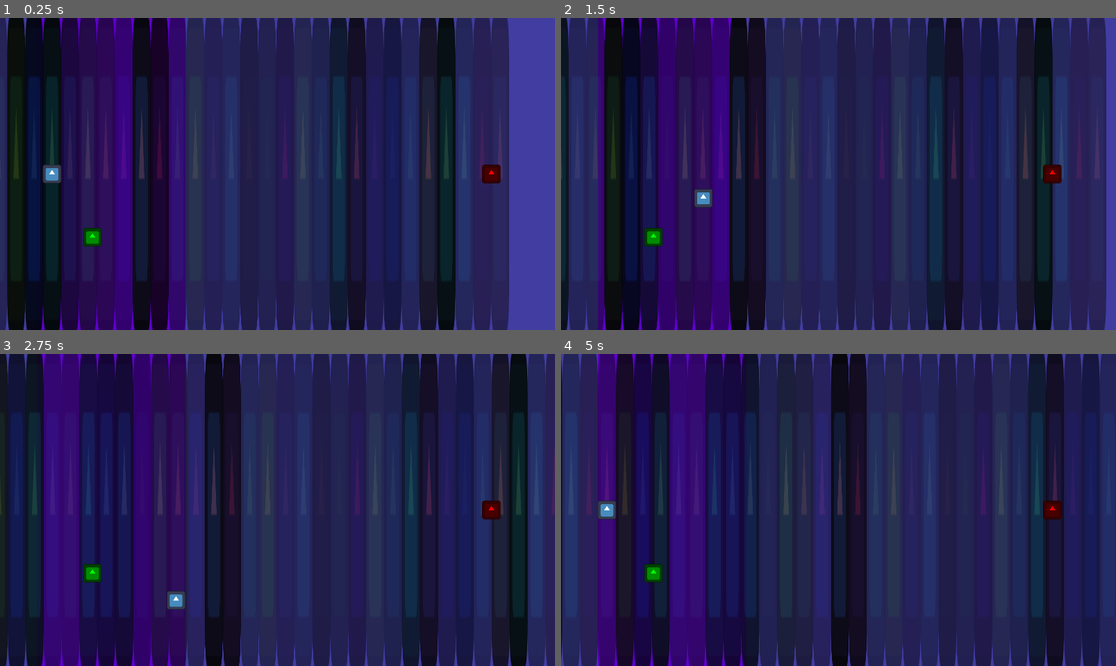
Above: before the commit, frames 1-4 (two rows, left to right).
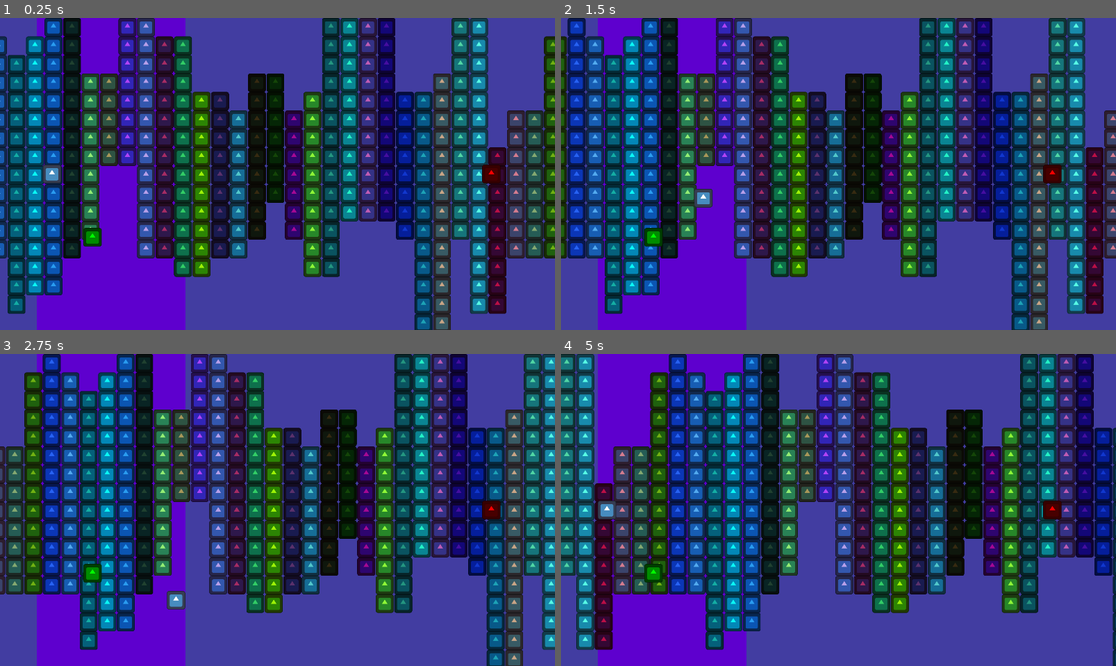
Above: after the commit, the same moments.

Repository: kyleking333/TreadmillDefense
Game: Godot game, scene res://level_1.tscn
Two runs of this game, one before a commit and one after it. Both use one fixed random seed, a clock stepped at 60 frames per second and the inputs below. The engine's default icon, where the game draws it, is replaced by a stand-in: a white triangle on a blue panel in a dark square.
Inputs:
- Up to frame 1 (0.25 s): no input
- Up to frame 2 (1.5 s): hold Right (move_right) 0.53-1.28 s; hold Down (move_down) from 1.28 s (still down)
- Up to frame 3 (2.75 s): release Down (move_down) at 2.03 s; hold Right (move_right) from 2.03 s (still down)
- Up to frame 4 (5 s): release Right (move_right) at 2.78 s; hold Up (move_up) 2.78-3.53 s; hold Left (move_left) from 3.53 s (still down)

The runs differ from the first frame. In frame 1, 87% of the frame differs, in the area x 0-100%, y 0-100%; in frame 2, 89%; in frame 3, 90%; in frame 4, 91%.

Commit message:
Added 'path' generation (via sprites only), but it's atrocious

Diff:
--- a/path_link.gd
+++ b/path_link.gd
@@ -1,8 +1,71 @@
 class_name PathLink
 extends Area2D
+
+#TODO: add path2d
+@export var path_sprite: Sprite2D  #TODO: prettify with multiple
+
+@export var inputs: Array[Vector2]
+@export var outputs: Array[Vector2]
 
 func get_size():
 	return $Sprite2D.texture.get_size() * $Sprite2D.scale
 
+func _snap_y(y):
+	return int(y / 64) * 64
+
+func get_closest(p, list_of_points):
+	var diffs = Array()
+	for i in range(len(list_of_points)):
+		diffs.append(list_of_points[i] - p)
+	return list_of_points[diffs.find(diffs.min())]
+
 func _ready() -> void:
-	modulate = Color(randf(), randf(), randf(), clamp(randf(), 0.5, 1.0))
+	#print("inputs defined="+str(len(inputs)>0)+", outputs defined="+str(len(outputs)>0))
+	$Sprite2D.modulate = Color(randf(), randf(), randf(), clamp(randf(), 0.1, 0.5))
+
+	var l = int(get_size()[1])
+	if len(inputs) == 0:  # generate inputs if needed
+		for i in range(1 + (randi() % 3)):
+			var y  = _snap_y(randi() % l)
+			inputs.append(Vector2(0, y))
+
+	if len(outputs) == 0:  # generate outputs if needed
+		for i in range(1 + (randi() % 3)):
+			var y  = _snap_y(randi() % l)
+			outputs.append(Vector2(0, y))
+	#print(inputs, outputs)
+
+	# now that inputs/outputs are decided, generate paths
+	var has_path = Array()
+	has_path.resize(l/64 + (1 if l%64 else 0))
+	has_path.fill(false)
+
+	# first, have inputs choose an output to path to
+	for input_port in inputs:
+		var target_y = get_closest(input_port, outputs).y
+		if input_port.y < target_y:
+			for i in range(input_port.y, target_y, 64):
+				has_path[i/64] = true
+		else:
+			for i in range(input_port.y, target_y, -64):
+				has_path[i/64] = true
+
+	# next, have any neglected outputs choose an input to path to
+	for output_port in outputs:
+		if not has_path[output_port.y/64]:
+			var target_y = get_closest(output_port, inputs).y
+			if output_port.y < target_y:
+				for i in range(output_port.y, target_y, 64):
+					has_path[i/64] = true
+			else:
+				for i in range(output_port.y, target_y, -64):
+					has_path[i/64] = true
+
+	for i in range(len(has_path)):
+		if has_path[i]:
+			var s: Sprite2D = path_sprite.duplicate()
+			s.position = Vector2(64/2, i * 64 + 64/2)
+			s.visible = true
+			s.modulate = $Sprite2D.modulate
+			s.modulate.a = 1.0
+			add_child(s)
--- a/path_link.tscn
+++ b/path_link.tscn
@@ -6,8 +6,9 @@
 [sub_resource type="RectangleShape2D" id="RectangleShape2D_srjps"]
 size = Vector2(61.99, 8.70968)
 
-[node name="PathLink" type="Area2D"]
+[node name="PathLink" type="Area2D" node_paths=PackedStringArray("path_sprite")]
 script = ExtResource("1_f02go")
+path_sprite = NodePath("PathSprite")
 
 [node name="CollisionShape2D" type="CollisionShape2D" parent="."]
 position = Vector2(31.005, 540)
@@ -15,7 +16,14 @@
 shape = SubResource("RectangleShape2D_srjps")
 
 [node name="Sprite2D" type="Sprite2D" parent="."]
+visible = false
 modulate = Color(0.341176, 0.298039, 0.317647, 1)
 position = Vector2(31, 540)
 scale = Vector2(0.484375, 8.4375)
 texture = ExtResource("1_u4o37")
+
+[node name="PathSprite" type="Sprite2D" parent="."]
+visible = false
+position = Vector2(31, 32)
+scale = Vector2(0.484375, 0.5)
+texture = ExtResource("1_u4o37")
--- a/path_link_mgr.gd
+++ b/path_link_mgr.gd
@@ -18,49 +18,59 @@
 @onready var _link_template = load("path_link.tscn")
 var _level_width: float
 var _links: Array[PathLink]
-var _link_width: float
+var _link_width: float = 64
 var _first_visible_link_index = 0
-
 
 # Constants
 const _min_links_to_insert = 4
 
+# Helpers
+
+func _prev_link_i(i):
+	return (i - 1 + len(_links)) % len(_links)
+
+func _next_link_i(i):
+	return (i + 1) % len(_links)
 
 
 func _ready() -> void:
-	var first_link = _link_template.instantiate()
-	_link_width =first_link.get_size()[0]
-	first_link.position = level_area.position
-	_links.append(first_link)
-	add_child(first_link)
 	_level_width = level_area.get_size()[0]
 	num_fully_visible_pathlinks = _level_width / _link_width
 	max_num_visible_pathlinks = num_fully_visible_pathlinks + 1
-	for i in range(num_fully_visible_pathlinks-1):
-		var next_link = _link_template.instantiate()
-		next_link.position = level_area.position + Vector2(i * _link_width, 0)
-		_links.append(next_link)
-		add_child(next_link)
+	_insert(0, _min_links_to_insert, true)  # first few links
+	while len(_links) + _min_links_to_insert < max_num_visible_pathlinks:
+		_insert(len(_links)-1, _min_links_to_insert, true)  # more links, don't need to wrap
+	_insert(len(_links)-1)  # last links, need to wrap to connect with first link
 
-	_insert_after(len(_links)-1)  # should have more than the bare minimum #links
+	var to_idx = func to_idx(v: Vector2): return int(v.y / 64)
+
+	for link in _links:
+		print(", ".join(link.inputs.map(to_idx)) + " -> " + ", ".join(link.outputs.map(to_idx)))
 
 func insert():
-	_insert_after(len(_links)-1)  #TODO: not constant value, random index into hidden links
+	_insert(len(_links)-1)  #TODO: not constant value, random index into hidden links
 
-# assumes always called on hidden indexes
-func _insert_after(pathlink_index: int, num_links=_min_links_to_insert):
+func _insert(pathlink_index: int, num_links=_min_links_to_insert, ignore_output_matching=false):
 	for i in range(pathlink_index, len(_links)):
 		_links[i].position += Vector2(_link_width * num_links, 0)  # shift olds out of the way
-	for i in range(_min_links_to_insert):
+	for i in range(num_links):
 		var next_link = _link_template.instantiate()
-		next_link.position = level_area.position + Vector2(i * _link_width, 0)
-		_links.insert(pathlink_index + i, next_link)
+		var new_index = pathlink_index + i
+		_links.insert(new_index, next_link)
+		if len(_links) == 1:  # first ever link
+			next_link.position = level_area.position
+		else:
+			var prev_link = _links[_prev_link_i(new_index)]
+			next_link.position = prev_link.position + Vector2(_link_width, 0)
+			next_link.inputs = prev_link.outputs.duplicate()
+			if i+1 == num_links and not ignore_output_matching:  # last iter
+				next_link.outputs = _links[_next_link_i(new_index)].inputs.duplicate()
 		add_child(next_link)
 
 func _process(delta: float) -> void:
 	for link in _links:
 		link.position += Vector2(path_speed * delta, 0)
 	if _links[_first_visible_link_index].position.x > level_area.position.x:  # left a gap at the front
-		var index_before_first = (_first_visible_link_index - 1 + len(_links)) % len(_links)
+		var index_before_first = _prev_link_i(_first_visible_link_index)
 		_links[index_before_first].position = _links[_first_visible_link_index].position - Vector2(_link_width, 0)
 		_first_visible_link_index = index_before_first
